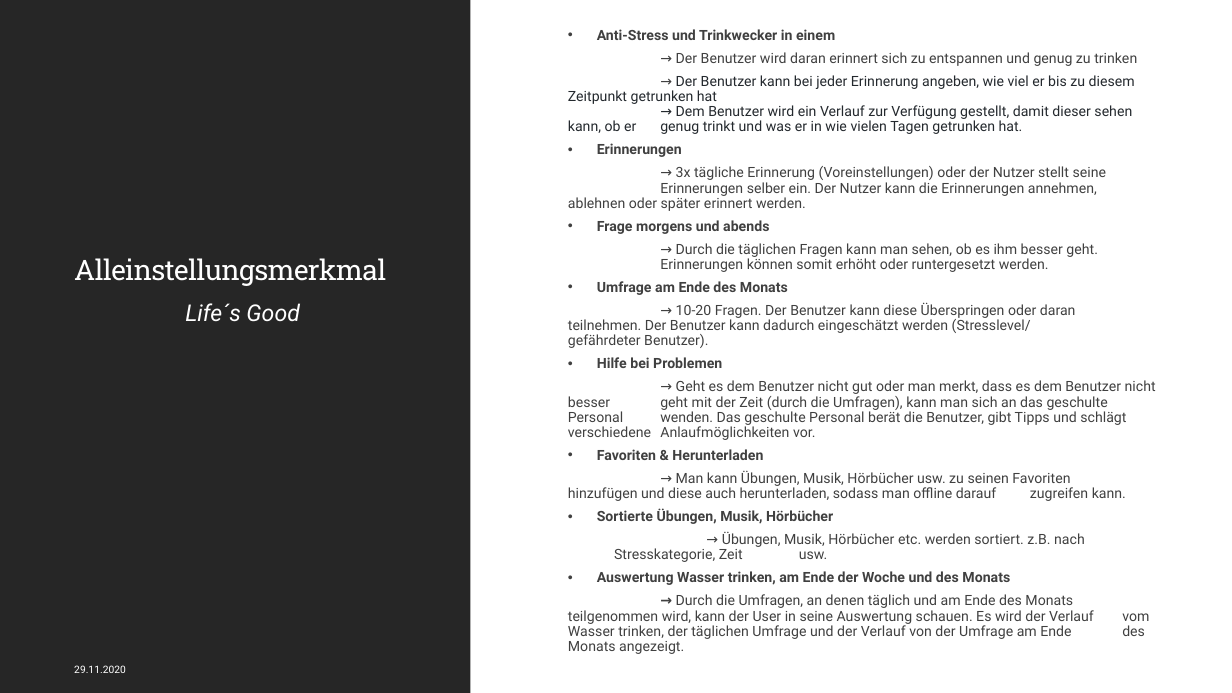
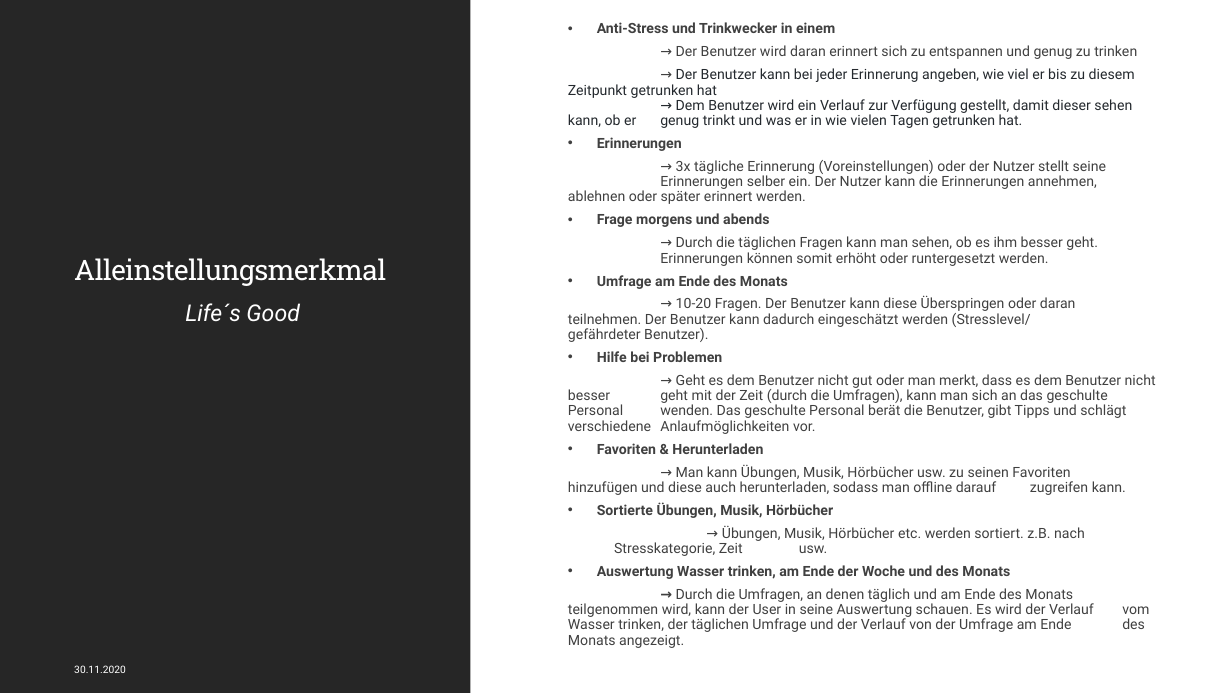
Before and after one commit to Kplacken/EPWS2020SerttasPlackenhohn, a slide deck: slide 13 of Audit 1/WS2020_SerttasPlackenhohn_Audit1.pptx. Drawn at 1232x693 pixels with LibreOffice and Linux fonts; fonts in the diff are those of the drawing. Boxes give left, top, right and bottom in pixels: in the first picture for what was removed or moved away, otherwise in the second. Text is boxed around its words. In the diff, an @@ line names an element or a change of style, - is before the commit and + after.

```diff
--- a/Audit 1/WS2020_SerttasPlackenhohn_Audit1.pptx
+++ b/Audit 1/WS2020_SerttasPlackenhohn_Audit1.pptx
@@ text "Anti-Stress und Trinkwecker in einem": place and size @@
-text "Anti-Stress und Trinkwecker in einem" at box(568, 29, 1156, 654)
+text "Anti-Stress und Trinkwecker in einem" at box(568, 22, 1156, 648)
@@ text at box(74, 665, 126, 673): text changed @@
-29.11.2020
+30.11.2020
```
Also in this commit, not shown: 16 other slides changed.
